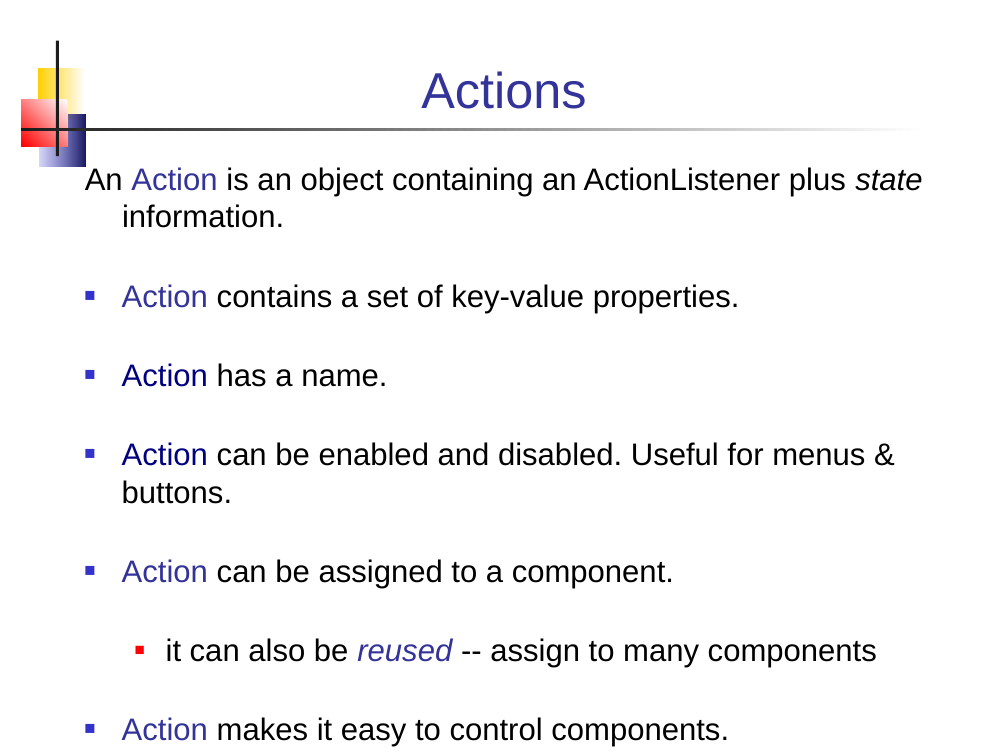
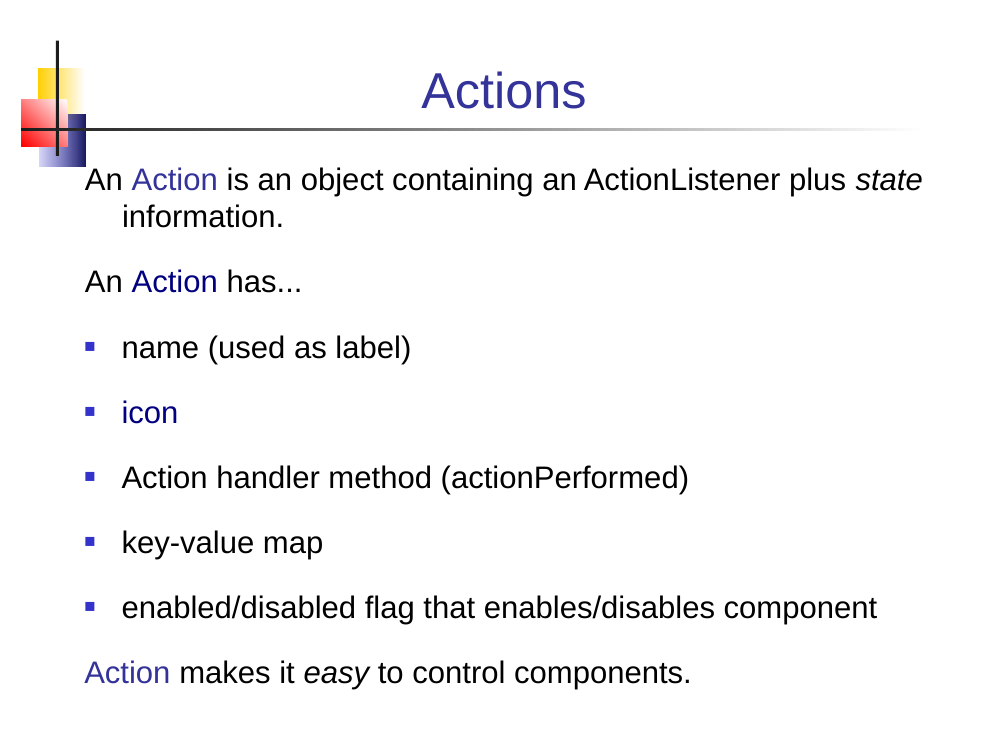
Before and after one commit to skeoop/skeoop.github.io, a slide deck: slide 21 of week6/Graphics-3-Event Handling.ppt (slide 22 before the commit). Drawn at 1008x756 pixels with LibreOffice and Linux fonts; fonts in the diff are those of the drawing. Boxes give left, top, right and bottom in pixels: in the first picture for what was removed or moved away, otherwise in the second. Text is boxed around its words. In the diff, an @@ line names an element or a change of style, - is before the commit and + after.

```diff
--- a/week6/Graphics-3-Event Handling.ppt
+++ b/week6/Graphics-3-Event Handling.ppt
@@ text at bbox=[85, 269, 878, 624]: text changed @@
-■ Action contains a set of key-value properties.
-■ Action has a name.
-■ Action can be enabled and disabled. Useful for menus & buttons.
-■ Action can be assigned to a component.
-  ■ it can also be reused -- assign to many components
+An Action has...
+■ name (used as label)
+■ icon
+■ Action handler method (actionPerformed)
+■ key-value map
+■ enabled/disabled flag that enables/disables component
@@ text at bbox=[84, 660, 692, 690]: italic on in "easy"; bullet ■ to none; less space between paragraphs @@
```
Also in this commit, not shown: 9 other slides changed, 1 slide added, 10 slides removed, 10 other files.
